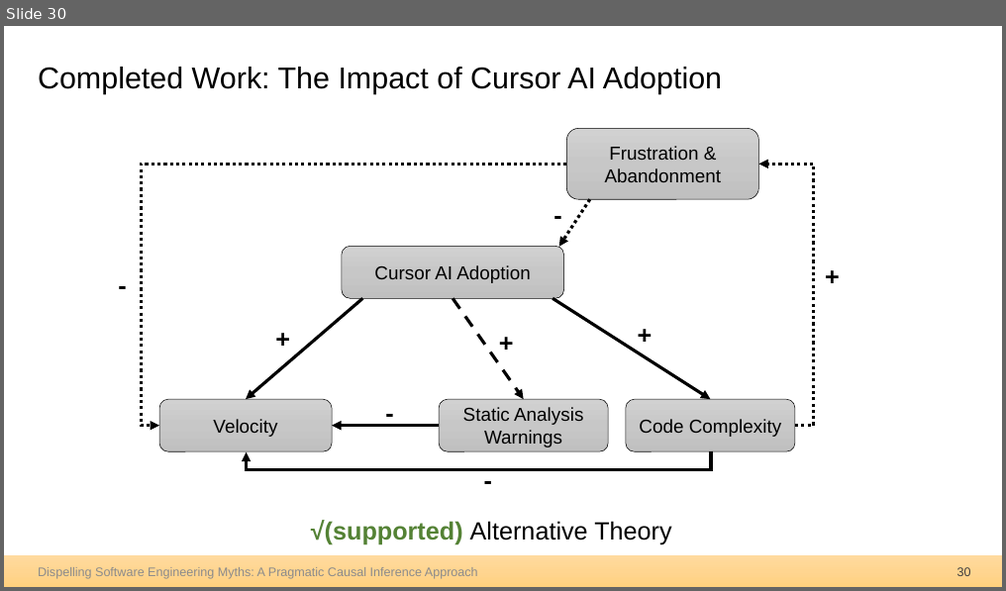
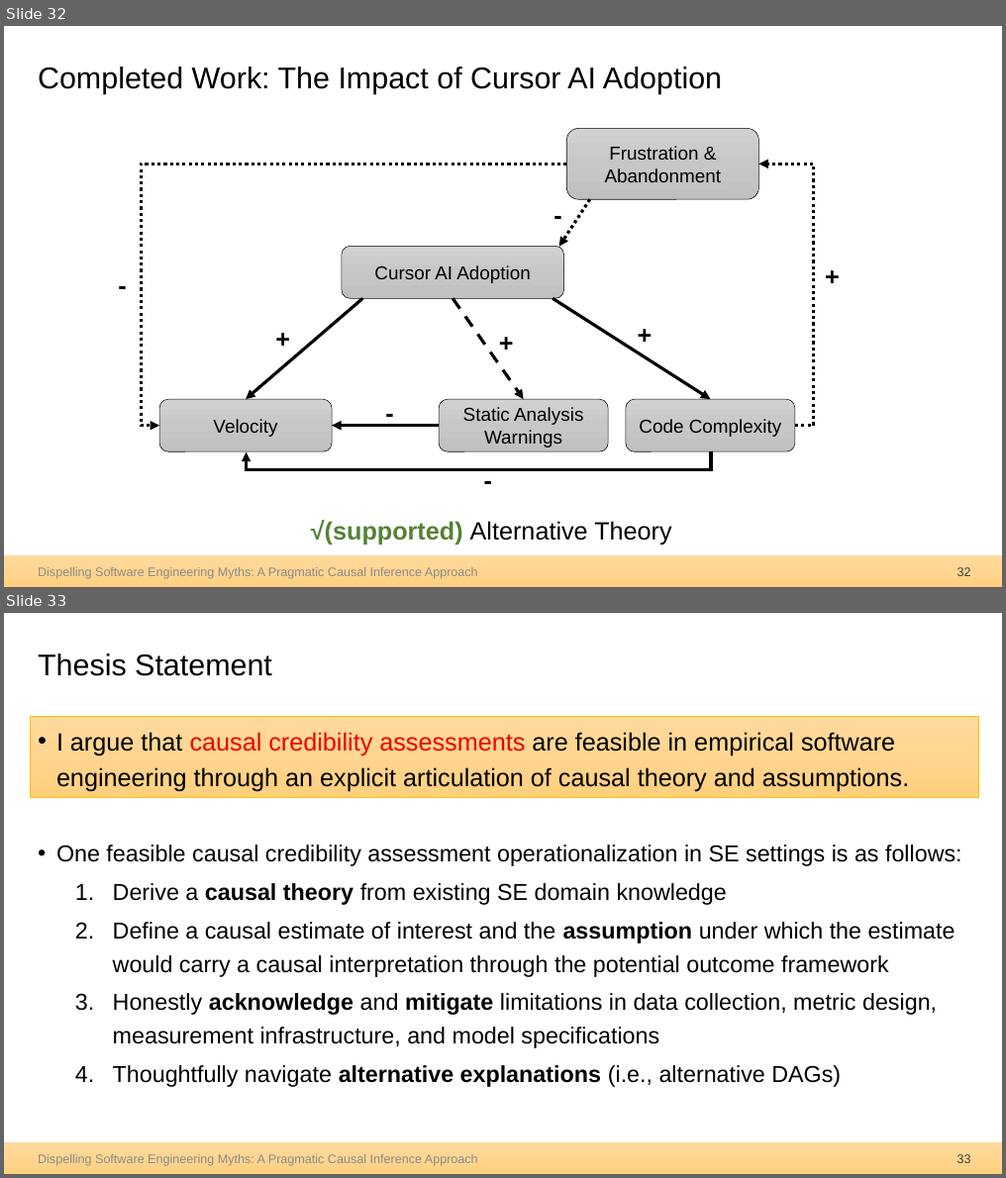
Before and after one commit to hehao98/Thesis, a slide deck: 2026.09.21-Thesis Defense.pptx. Shown one above the other, each under a label of ours: slide 30 before the commit, slides 32 and 33 after it. The pictures are 1006x591 and 1006x1178 pixels, drawn with LibreOffice and Linux fonts; fonts in the diff are those of the drawing. Boxes give left, top, right and bottom in pixels: in the first picture for what was removed or moved away, otherwise in the second. Text is boxed around its words. In the diff, an @@ line names an element or a change of style, - is before the commit and + after.

Commit message:
Update thesis defense slides

```diff
--- a/2026.09.21-Thesis Defense.pptx
+++ b/2026.09.21-Thesis Defense.pptx
@@ slide 33 added at [4, 613, 1002, 1174], background #FFFFFF; not listed: 1 template element that a slide beside it also shows @@
@@ title added at [38, 654, 272, 676], 29 pt, text #000000 @@
+Thesis Statement
@@ rectangle added at [30, 716, 979, 798], fill gradient #FFDB9E to #FFD590 to #FFD07C, outline #FFC000 0.5 pt, 24 pt, text #000000 @@
+• I argue that causal credibility assessments are feasible in empirical software engineering through an explicit articulation of causal theory and assumptions.
@@ text added at [56, 845, 962, 1087], 22.2 pt, text #000000 @@
+• One feasible causal credibility assessment operationalization in SE settings is as follows:
+  1. Derive a causal theory from existing SE domain knowledge
+  2. Define a causal estimate of interest and the assumption under which the estimate would carry a causal interpretation through the potential outcome framework
+  3. Honestly acknowledge and mitigate limitations in data collection, metric design, measurement infrastructure, and model specifications
+  4. Thoughtfully navigate alternative explanations (i.e., alternative DAGs)
@@ text added at [38, 1155, 478, 1166], 12 pt, text #8C8C8C @@
+Dispelling Software Engineering Myths: A Pragmatic Causal Inference Approach
@@ page number added at [957, 1155, 971, 1163], 12 pt, text #404040 @@
+33
@@ what was slide 30 is now slide 32 @@
@@ page number at [957, 568, 971, 576]: text changed @@
-30
+32
```
Also in this commit, not shown: 10 slides changed, 3 other slides added, 18 slides removed.
